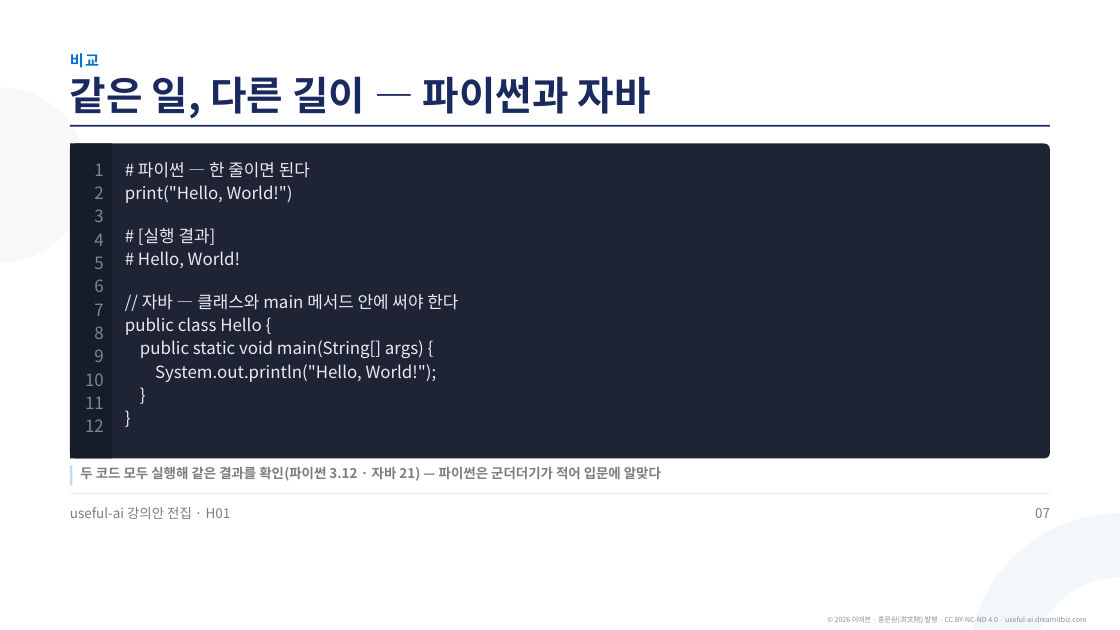
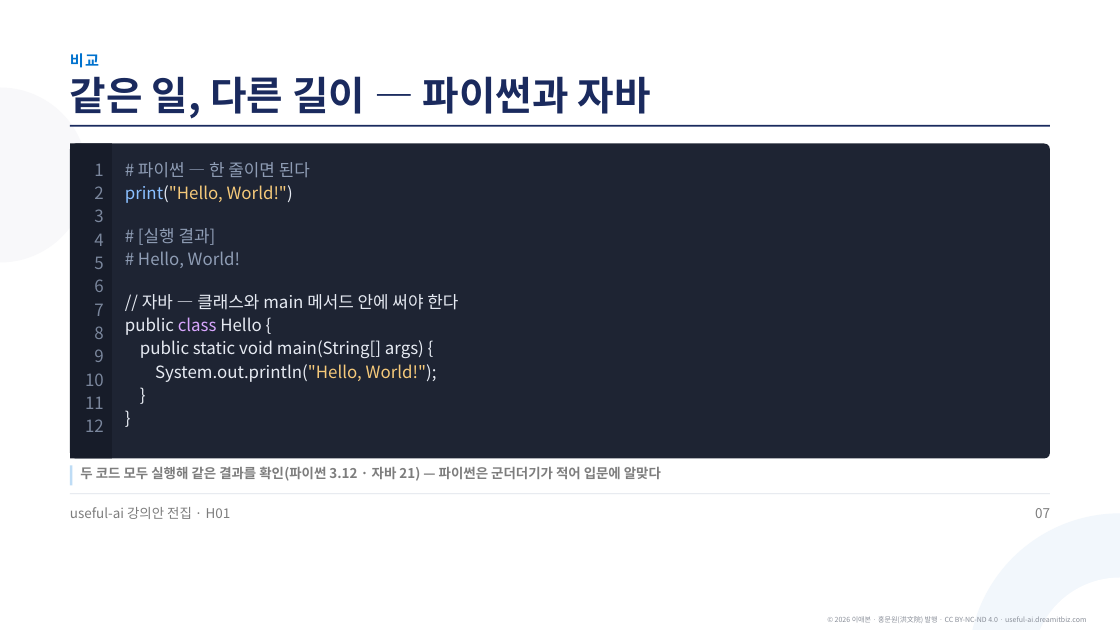
Before and after one commit to aebonlee/materials, a slide deck: slide 9 of library/h01-python-basics/h01-python-basics.pptx. Drawn at 1120x630 pixels with LibreOffice and Linux fonts; fonts in the diff are those of the drawing. Boxes give left, top, right and bottom in pixels: in the first picture for what was removed or moved away, otherwise in the second. Text is boxed around its words. In the diff, an @@ line names an element or a change of style, - is before the commit and + after.

```diff
--- a/library/h01-python-basics/h01-python-basics.pptx
+++ b/library/h01-python-basics/h01-python-basics.pptx
@@ text at (x1=125, y1=162, x2=437, y2=382): text colour #E6EAF2 to #8F9DB5 in "# 파이썬 — 한 줄이면 된다", "# [실행 결과]", "# Hello, World!"; text colour #E6EAF2 to #8ABFFF in "print("Hello,"; text colour #E6EAF2 to #F5C97A in "print("Hello, World!")", "System.out.println("Hello, World!");"; text colour #E6EAF2 to #D9A7FF in "class" @@
```
Also in this commit, not shown: 51 other slides changed, 3 other files.
